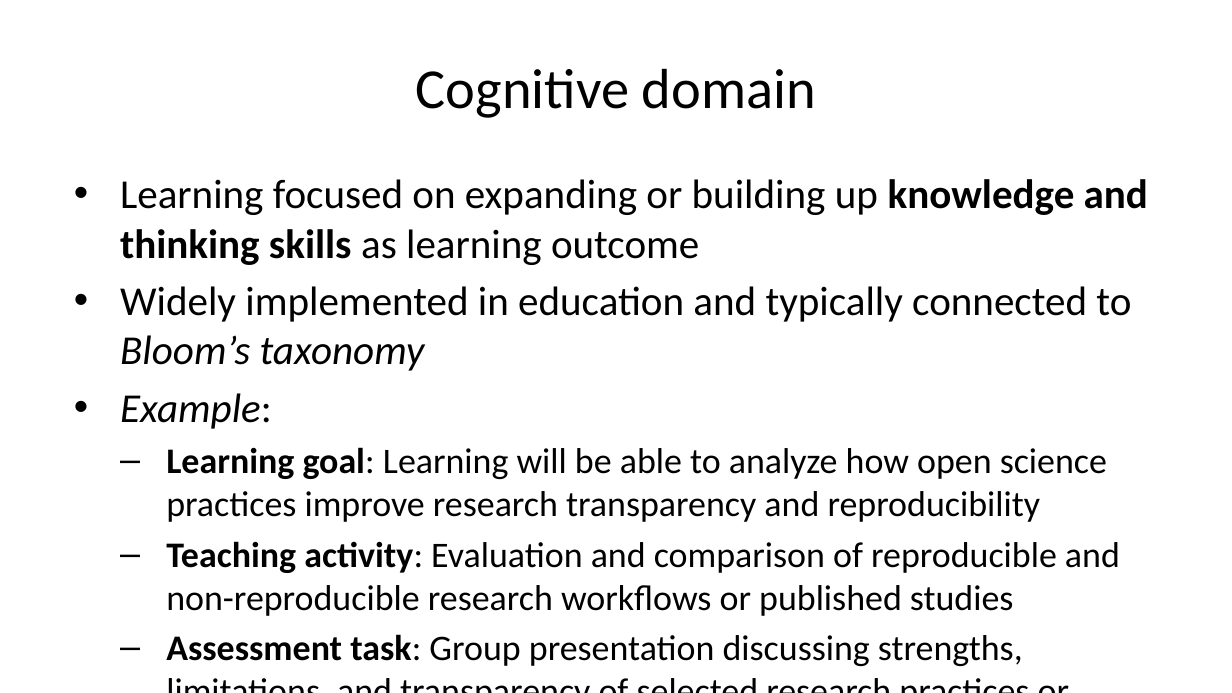
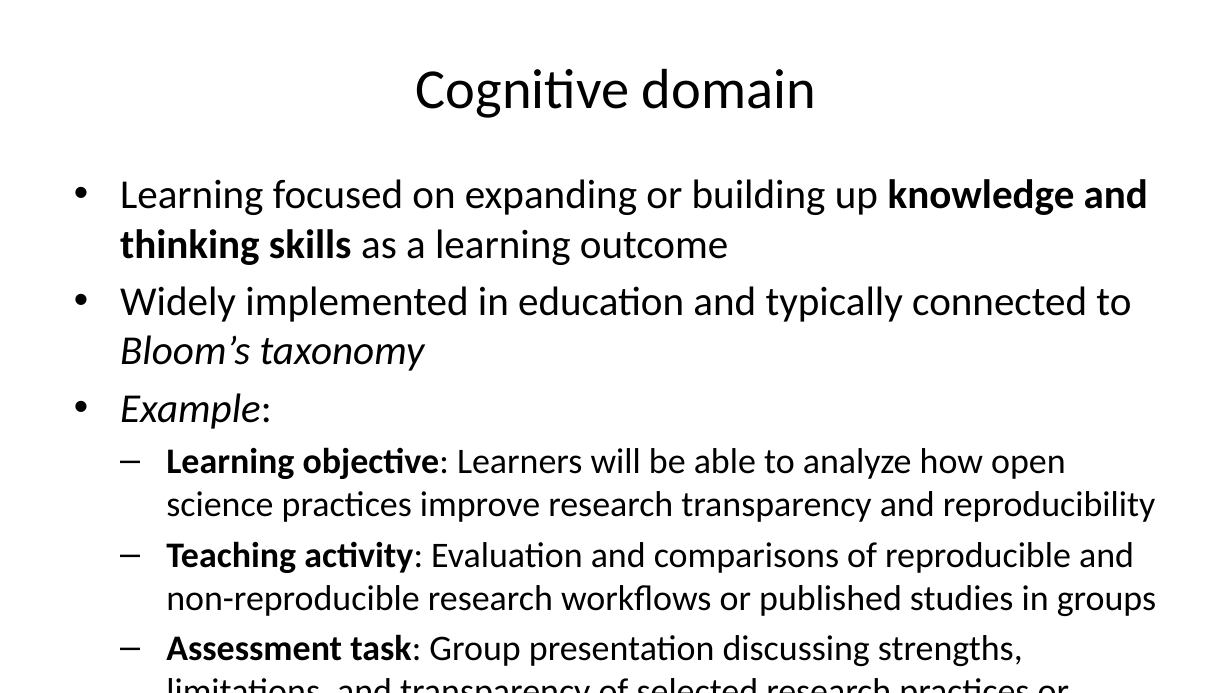
Before and after one commit to lmu-osc/train-the-trainer-student-track-pedagogy, a slide deck: slide 50 of materials/PMM-M1/PMM-M1-S1-Core-Didactic-Principles/PMM-M1-S1-Core-Didactic-Principles-slides.pptx (slide 40 before the commit). Drawn at 1232x693 pixels with LibreOffice and Linux fonts; fonts in the diff are those of the drawing. Boxes give left, top, right and bottom in pixels: in the first picture for what was removed or moved away, otherwise in the second. Text is boxed around its words. In the diff, an @@ line names an element or a change of style, - is before the commit and + after.

```diff
--- a/materials/PMM-M1/PMM-M1-S1-Core-Didactic-Principles/PMM-M1-S1-Core-Didactic-Principles-slides.pptx
+++ b/materials/PMM-M1/PMM-M1-S1-Core-Didactic-Principles/PMM-M1-S1-Core-Didactic-Principles-slides.pptx
@@ text at bbox=[120, 179, 1148, 265]: text changed @@
-• Learning focused on expanding or building up knowledge and thinking skills as learning outcome
+• Learning focused on expanding or building up knowledge and thinking skills as a learning outcome
@@ text at bbox=[166, 447, 1156, 616]: text changed @@
-  – Learning goal: Learning will be able to analyze how open science practices improve research transparency and reproducibility
-  – Teaching activity: Evaluation and comparison of reproducible and non-reproducible research workflows or published studies
+  – Learning objective: Learners will be able to analyze how open science practices improve research transparency and reproducibility
+  – Teaching activity: Evaluation and comparisons of reproducible and non-reproducible research workflows or published studies in groups
```
Also in this commit, not shown: 29 other slides changed, 9 slides added, 48 other files.
